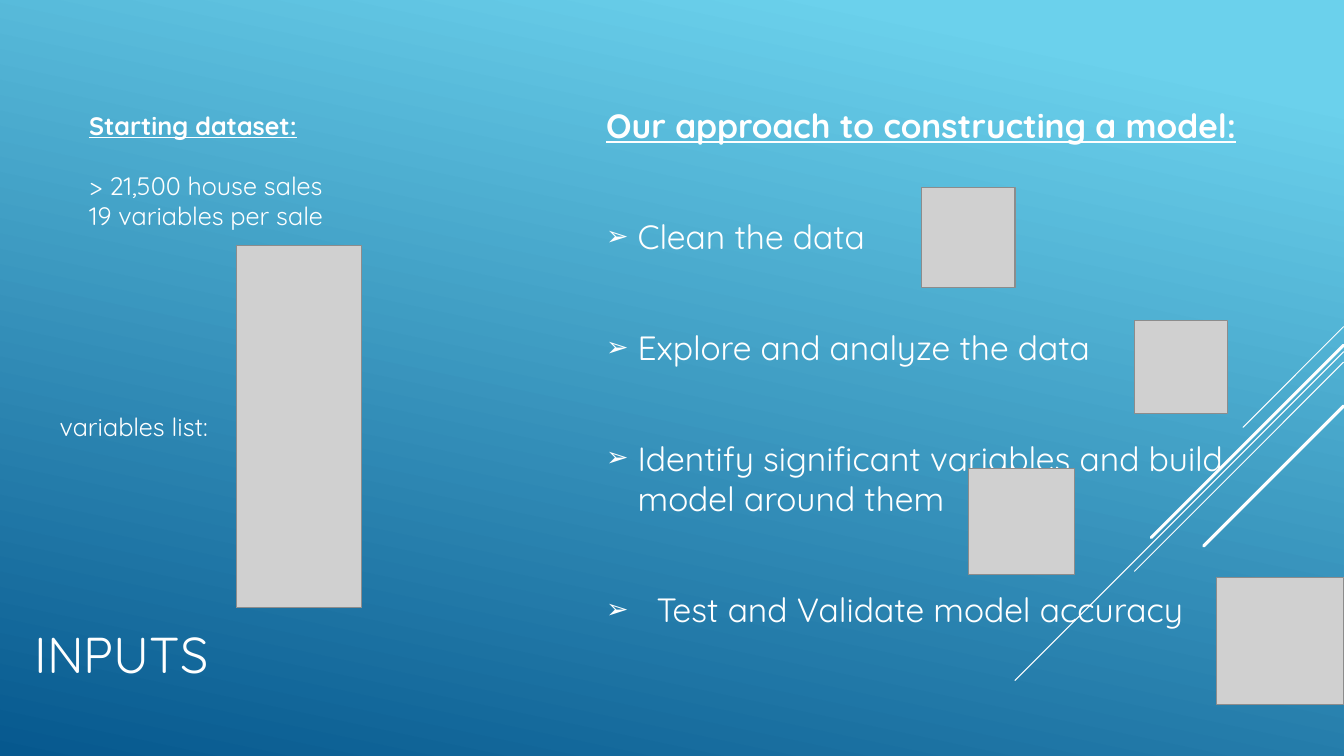
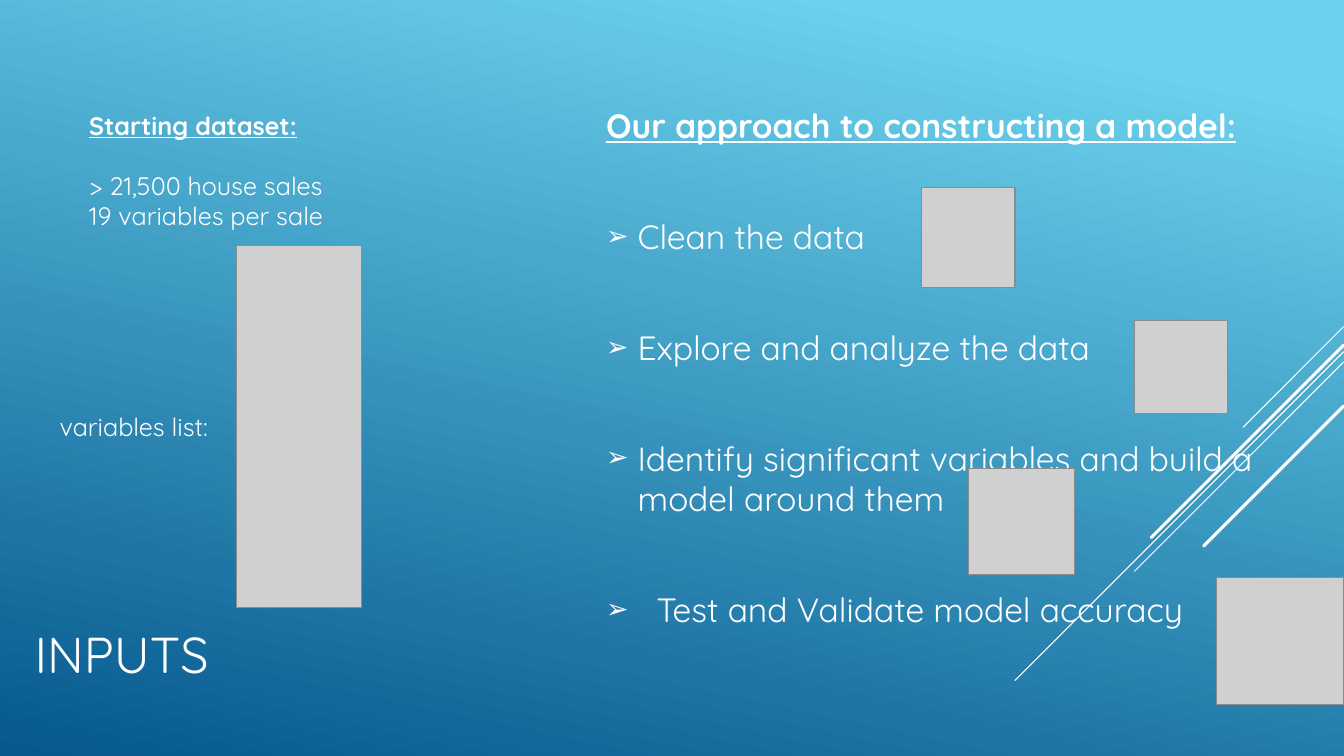
Before and after one commit to magnawhale/dsc-v2-mod1-final-project-online-ds-ft-051319, a slide deck: slide 2 of presentation_v02.pptx. Drawn at 1344x756 pixels with LibreOffice and Linux fonts; fonts in the diff are those of the drawing; grey boxes stand for pictures. Boxes give left, top, right and bottom in pixels: in the first picture for what was removed or moved away, otherwise in the second. Text is boxed around its words. In the diff, an @@ line names an element or a change of style, - is before the commit and + after.

Commit message:
presentation updated

```diff
--- a/presentation_v02.pptx
+++ b/presentation_v02.pptx
@@ text at [638, 436, 1252, 512]: text changed @@
-➢ Identify significant variables and build model around them
+➢ Identify significant variables and build a model around them
```
Also in this commit, not shown: 1 other slide changed.
